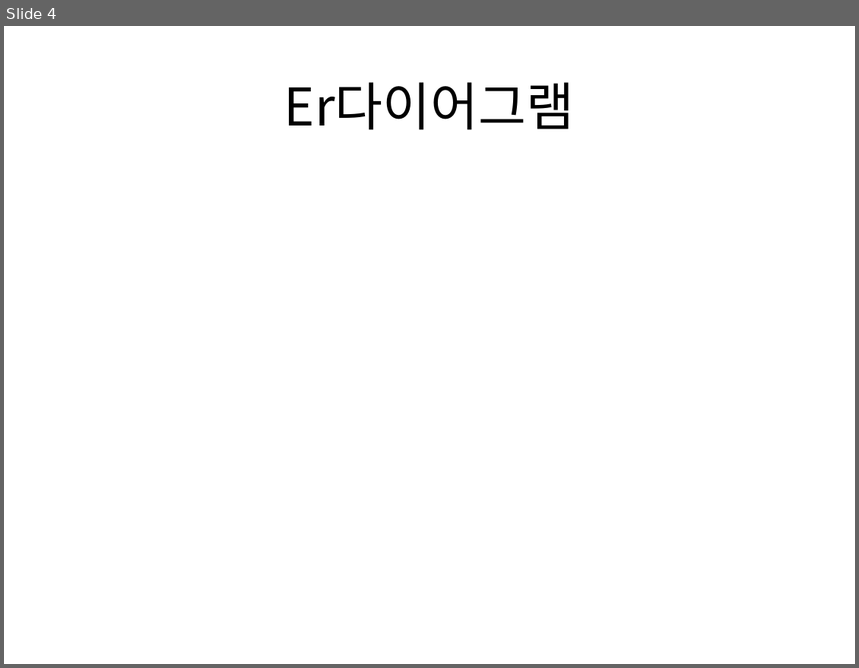
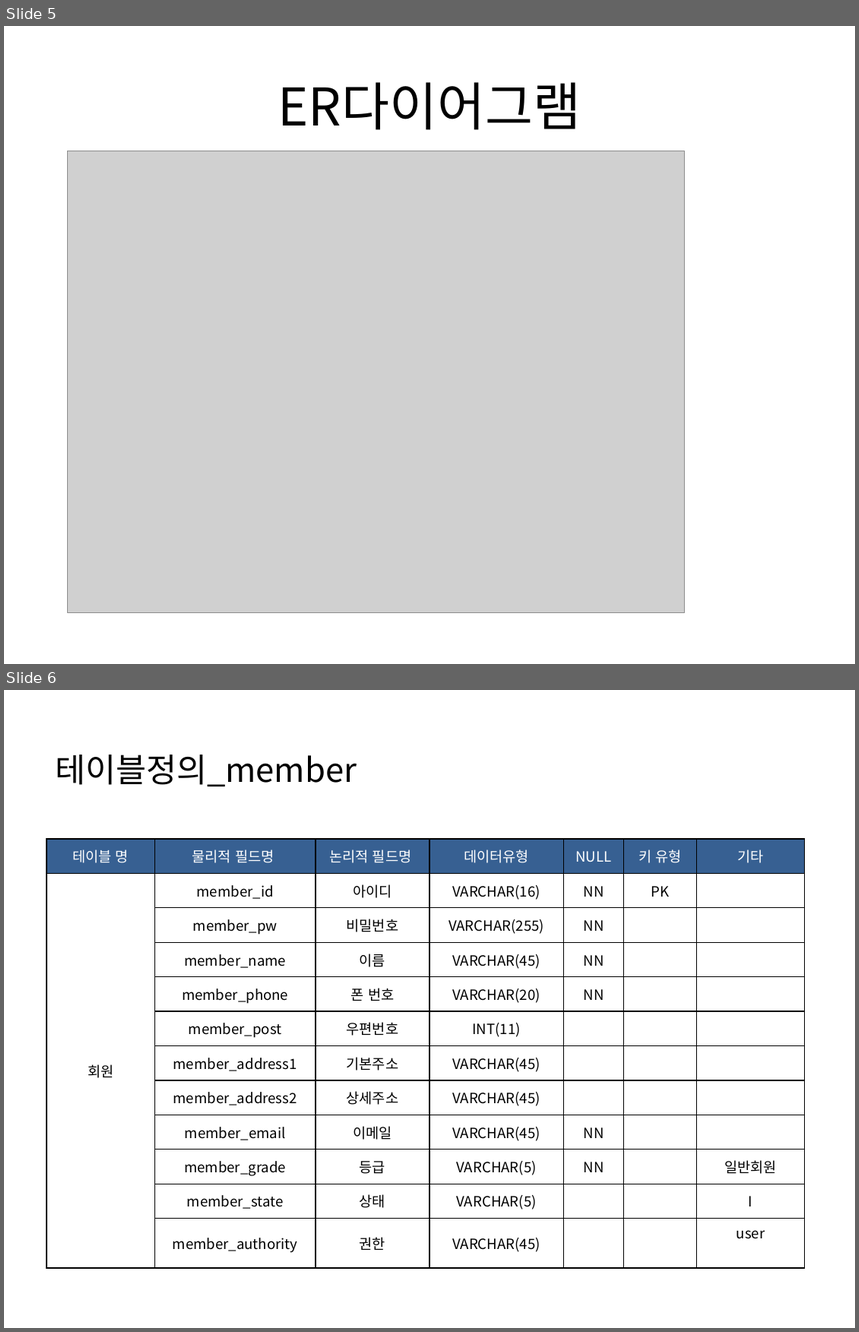
Before and after one commit to yeonjihyo/Leather, a slide deck: leather_last/JH Leather PPT.pptx. Shown one above the other, each under a label of ours: slide 4 before the commit, slides 5 and 6 after it. The pictures are 859x668 and 859x1332 pixels, drawn with LibreOffice and Linux fonts; fonts in the diff are those of the drawing; grey boxes stand for pictures. Boxes give left, top, right and bottom in pixels: in the first picture for what was removed or moved away, otherwise in the second. Text is boxed around its words. In the diff, an @@ line names an element or a change of style, - is before the commit and + after.

```diff
--- a/leather_last/JH Leather PPT.pptx
+++ b/leather_last/JH Leather PPT.pptx
@@ slide 6 added at <box>4,690,855,1328</box>, background #FFFFFF @@
@@ title added at <box>55,755,357,787</box>, 28 pt, text #000000 @@
+테이블정의_member
@@ table added at <box>47,839,804,1262</box>, 12 rows, 7 columns @@
+테이블 명 | 물리적 필드명 | 논리적 필드명 | 데이터유형 | NULL | 키 유형 | 기타
+회원 | member_id | 아이디 | VARCHAR(16) | NN | PK | 
+ | member_pw | 비밀번호 | VARCHAR(255) | NN |  | 
+ | member_name | 이름 | VARCHAR(45) | NN |  | 
+ | member_phone | 폰 번호 | VARCHAR(20) | NN |  | 
+ | member_post | 우편번호 | INT(11) |  |  | 
+ | member_address1 | 기본주소 | VARCHAR(45) |  |  | 
+ | member_address2 | 상세주소 | VARCHAR(45) |  |  | 
+ | member_email | 이메일 | VARCHAR(45) | NN |  | 
+ | member_grade | 등급 | VARCHAR(5) | NN |  | 일반회원
+ | member_state | 상태 | VARCHAR(5) |  |  | I
+ | member_authority | 권한 | VARCHAR(45) |  |  | user
@@ what was slide 4 is now slide 5 @@
@@ slide 5 changed as well @@
@@ title at <box>278,82,581,130</box>: text changed @@
-Er다이어그램
+ER다이어그램
@@ picture added at <box>68,151,684,613</box> @@
```
Also in this commit, not shown: 6 other slides changed, 5 other slides added, 31 other files.
